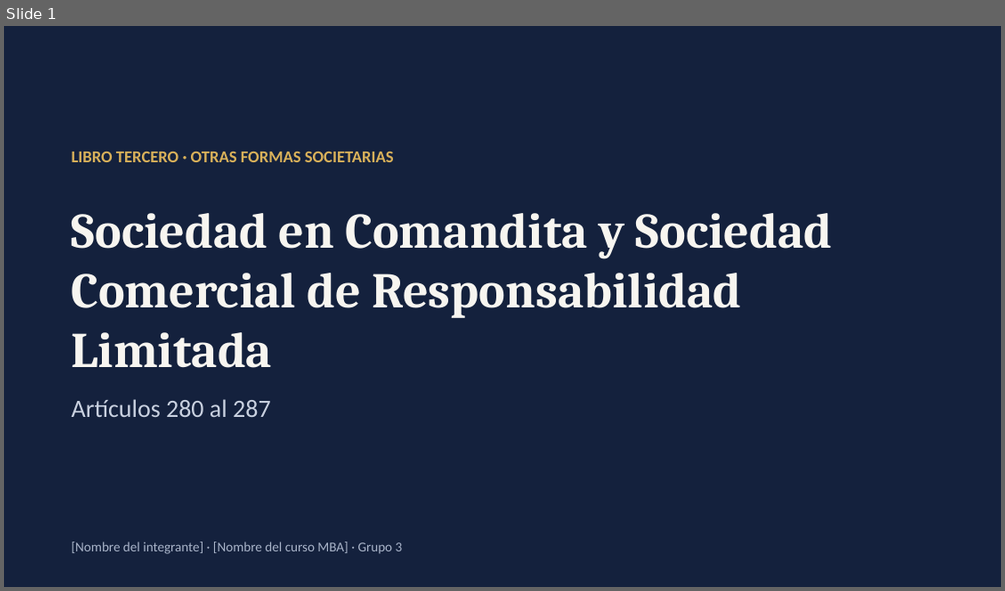
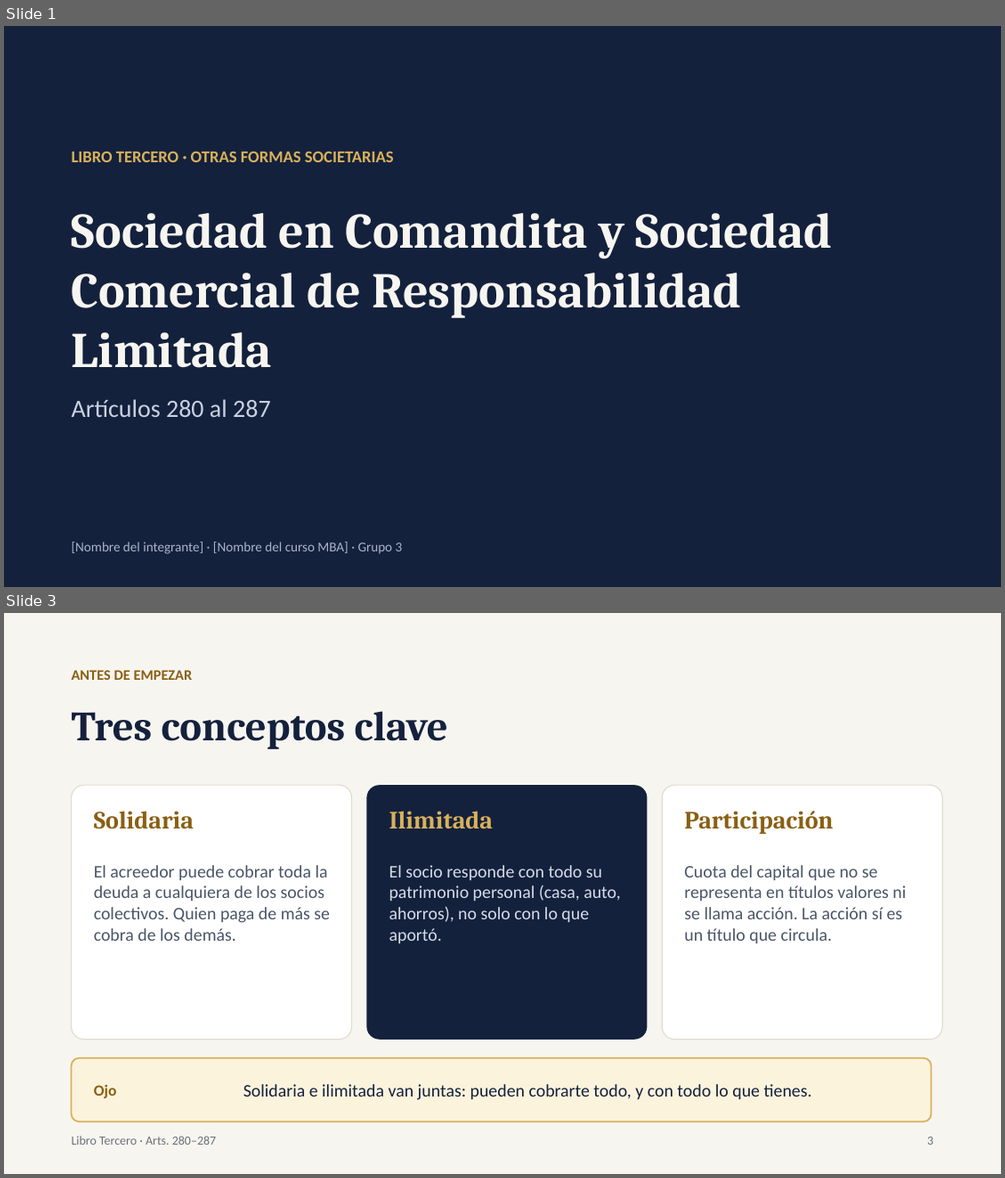
Before and after one commit to chicoma1998-ux/Eh-cloude, a slide deck: Comandita_y_SRL_Exposicion.pptx. Shown one above the other, each under a label of ours: slide 1 before the commit, slides 1 and 3 after it; the slides between them are not shown. The pictures are 1005x591 and 1005x1178 pixels, drawn with LibreOffice and Linux fonts; fonts in the diff are those of the drawing. Boxes give left, top, right and bottom in pixels: in the first picture for what was removed or moved away, otherwise in the second. Text is boxed around its words. In the diff, an @@ line names an element or a change of style, - is before the commit and + after.

```diff
--- a/Comandita_y_SRL_Exposicion.pptx
+++ b/Comandita_y_SRL_Exposicion.pptx
@@ slide 3 added at [4, 613, 1001, 1174], background #F7F5F0 @@
@@ text added at [72, 670, 193, 680], 14 pt, text #8A5F12, bold @@
+ANTES DE EMPEZAR
@@ text added at [72, 711, 448, 749], 40 pt, text #14213D, bold @@
+Tres conceptos clave
@@ rounded rectangle added at [72, 785, 352, 1039], fill #FFFFFF, outline #E1DCCF 1 pt @@
@@ rounded rectangle added at [367, 785, 647, 1039], fill #14213D @@
@@ rounded rectangle added at [662, 785, 942, 1039], fill #FFFFFF, outline #E1DCCF 1 pt @@
@@ text added at [94, 811, 194, 829], 24 pt, text #8A5F12, bold @@
+Solidaria
@@ text added at [389, 811, 494, 828], 24 pt, text #D9B15A, bold @@
+Ilimitada
@@ text added at [684, 811, 833, 834], 24 pt, text #8A5F12, bold @@
+Participación
@@ text added at [94, 865, 330, 941], 17 pt, text #4A5568 @@
+El acreedor puede cobrar toda la deuda a cualquiera de los socios colectivos. Quien paga de más se cobra de los demás.
@@ text added at [389, 865, 620, 943], 17 pt, text #D5DBE8 @@
+El socio responde con todo su patrimonio personal (casa, auto, ahorros), no solo con lo que aportó.
@@ text added at [684, 865, 906, 943], 17 pt, text #4A5568 @@
+Cuota del capital que no se representa en títulos valores ni se llama acción. La acción sí es un título que circula.
@@ rounded rectangle added at [72, 1058, 931, 1121], fill #FBF3DC, outline #D9B15A 1.5 pt @@
@@ text added at [94, 1085, 117, 1098], 15 pt, text #8A5F12, bold @@
+Ojo
@@ text added at [243, 1084, 812, 1100], 17 pt, text #14213D @@
+Solidaria e ilimitada van juntas: pueden cobrarte todo, y con todo lo que tienes.
@@ text added at [72, 1135, 216, 1144], 12 pt, text #6A7179 @@
+Libro Tercero · Arts. 280–287
@@ text added at [927, 1136, 933, 1144], 12 pt, text #6A7179 @@
+3
```
Also in this commit, not shown: 8 slides changed, 2 other slides added.
